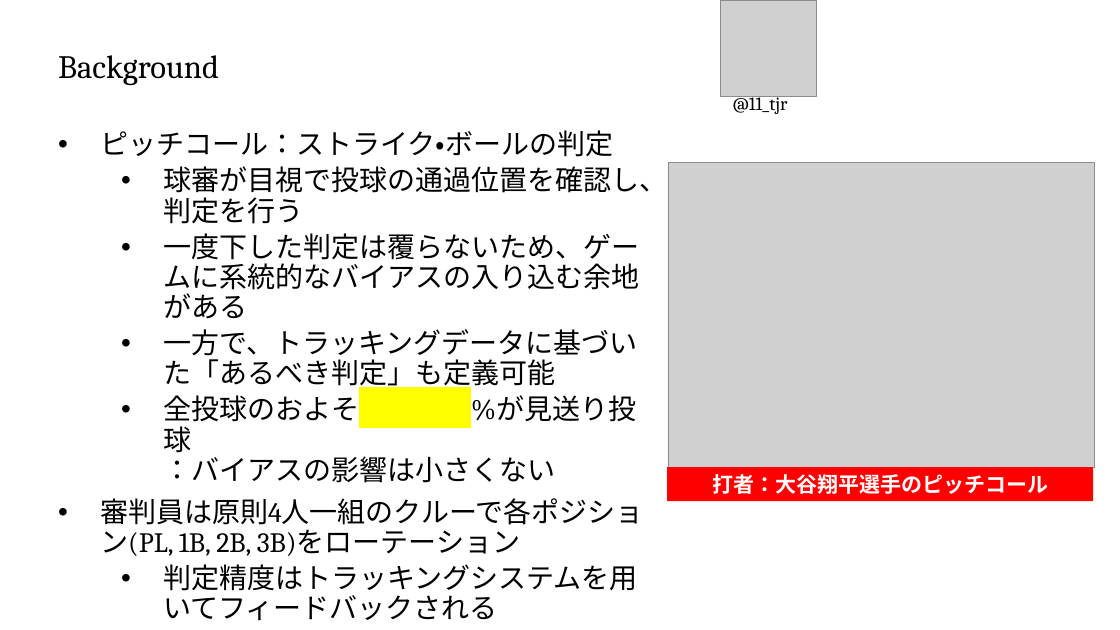
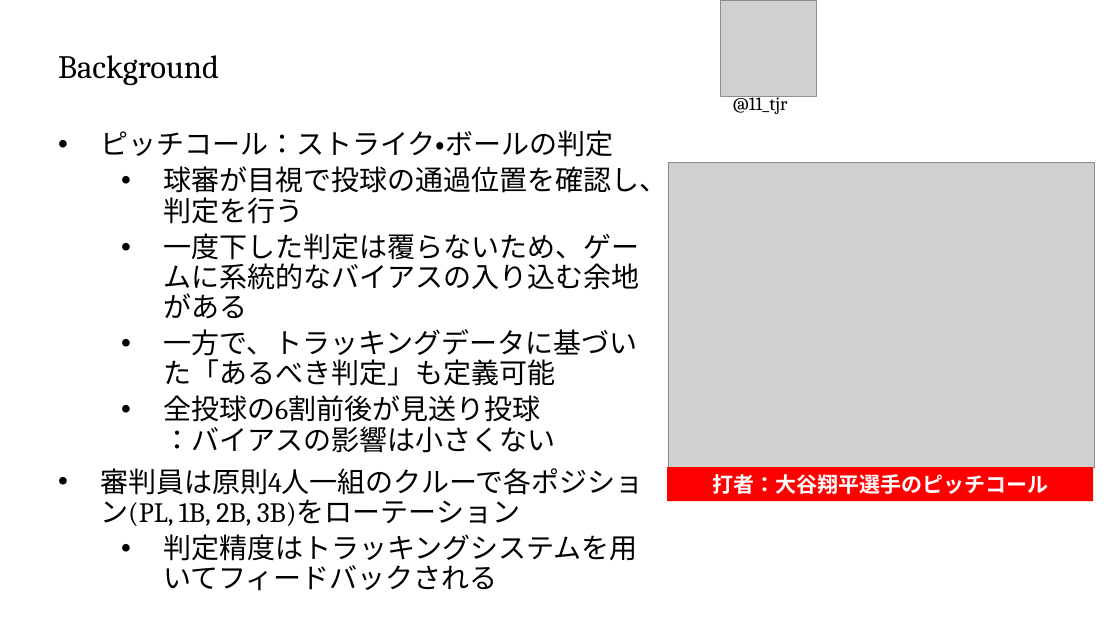
Before and after one commit to T-Reio/ballgame_analysis, a slide deck: slide 6 of slides/spoana13.pptx. Drawn at 1120x630 pixels with LibreOffice and Linux fonts; fonts in the diff are those of the drawing; grey boxes stand for pictures; background and template pictures are left out. Boxes give left, top, right and bottom in pixels: in the first picture for what was removed or moved away, otherwise in the second. Text is boxed around its words. In the diff, an @@ line names an element or a change of style, - is before the commit and + after.

```diff
--- a/slides/spoana13.pptx
+++ b/slides/spoana13.pptx
@@ text at [163, 395, 555, 453]: text changed @@
-  • 全投球のおよそ %が見送り投球
-    ：バイアスの影響は小さくない
+  • 全投球の6割前後が見送り投球
+    ：バイアスの影響は小さくない
```
Also in this commit, not shown: 6 other slides changed, 1 slide removed, 1 other file.
